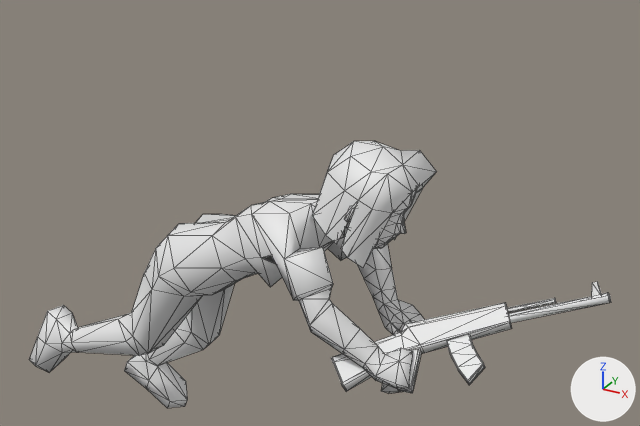
The OBJ model Res/player_female/player_female_rolling_1.obj: old version first, new version second.
Both versions are drawn from a 50 mm lens placed at (1.53, -2.15, 2.05), pointed at (0.29, 0.11, 0.92). Lighting does not change. The marker at lower right points along +X, +Y and +Z. Mesh edges are drawn as thin lines. Where no turn or scale is listed for an object, it has been applied to the vertices. Vertices at the same position are counted once.

Objects in the first picture: 'Human.Female'.
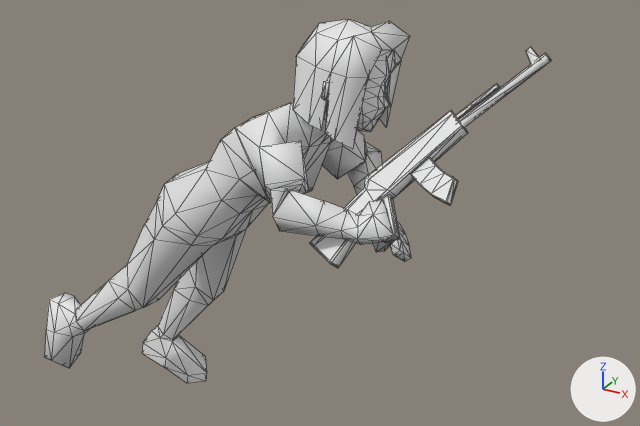
Where the change shows, as pixel boxes [x1, y1, x2, y2] in the pictures (640 x 426 px; the box of a moved part takes in the faces that stretch with it):
'Human.Female', reshaped (13% narrower, 36% taller): before [29, 141, 611, 408]; after [45, 19, 552, 383]
part 1 of me_human_female, moved or reshaped: before [345, 205, 356, 222]; after [322, 81, 330, 101]
part 2 of me_human_female, moved or reshaped: before [331, 303, 512, 391]; after [310, 111, 468, 268]
part 3 of me_human_female, moved or reshaped: before [398, 349, 421, 393]; after [383, 194, 400, 243]
part 4 of me_human_female, moved or reshaped: before [507, 298, 556, 313]; after [455, 83, 499, 119]
part 5 of me_human_female, moved or reshaped: before [508, 293, 611, 323]; after [459, 53, 552, 128]
part 6 of me_human_female, moved or reshaped: before [447, 335, 485, 385]; after [411, 158, 458, 205]
part 7 of me_human_female, moved or reshaped: before [592, 281, 602, 297]; after [526, 47, 539, 64]
part 8 of me_human_female, moved or reshaped: before [29, 141, 437, 408]; after [45, 19, 412, 383]

Edits to the bpy script that builds the scene:
```text
Change me_human_female:
    used by ob_human_female; location = (0.0, 0.0, 0.0)
    remove me_human_female.from_pydata(...)  # 547 vertices, 1038 faces; spans x -0.78..1.21, y -0.31..0.32, z -0.03..1.22
    add me_human_female.from_pydata(...)  # 547 vertices, 1038 faces; spans x -0.68..0.98, y -0.35..0.33, z 0.12..1.56
    me_human_female part 1: the loose piece of 8 vertices spanning x 0.49..0.55, y -0.13..-0.08, z 1.01..1.08 is turned -13.2 degrees about the y axis through its middle, then moved by (-0.08, 0.0, 0.35)
    me_human_female part 2: the loose piece of 48 vertices spanning x 0.52..0.97, y -0.3..0.02, z 0.58..0.83 is multiplied about its middle by the matrix ((0.935, -0.192, -0.298), (0.11, 0.956, -0.272), (0.337, 0.221, 0.915)), then moved by (-0.11, -0.01, 0.45)
    me_human_female part 3: the loose piece of 24 vertices spanning x 0.72..0.77, y -0.26..-0.14, z 0.61..0.71 is multiplied about its middle by the matrix ((0.935, -0.192, -0.298), (0.11, 0.956, -0.272), (0.337, 0.221, 0.915)), then moved by (-0.08, 0.0, 0.44)
    me_human_female part 4: the loose piece of 12 vertices spanning x 0.93..1.07, y -0.01..0.06, z 0.79..0.85 is multiplied about its middle by the matrix ((0.935, -0.192, -0.298), (0.11, 0.956, -0.272), (0.337, 0.221, 0.915)), then moved by (-0.19, -0.02, 0.56)
    me_human_female part 5: the loose piece of 13 vertices spanning x 0.94..1.21, y -0.03..0.1, z 0.77..0.88 is multiplied about its middle by the matrix ((0.935, -0.192, -0.298), (0.11, 0.956, -0.272), (0.337, 0.221, 0.915)), then moved by (-0.2, -0.02, 0.59)
    me_human_female part 6: the loose piece of 40 vertices spanning x 0.82..0.94, y -0.2..-0.08, z 0.65..0.75 is multiplied about its middle by the matrix ((0.935, -0.192, -0.298), (0.11, 0.956, -0.272), (0.337, 0.221, 0.915)), then moved by (-0.12, 0.0, 0.5)
    me_human_female part 7: the loose piece of 8 vertices spanning x 1.14..1.18, y 0.07..0.13, z 0.85..0.89 is moved by (-0.23, -0.02, 0.63)
    me_human_female part 8: 386 of 547 vertices moved; they spanned x -0.78..0.76, y -0.31..0.32, z -0.03..1.22 and now span x -0.68..0.7, y -0.35..0.33, z 0.12..1.56; mean shift (-0.03, -0.01, 0.29); largest move (0.73, -0.15, 0.64) -> (0.65, -0.14, 1.09)
```
